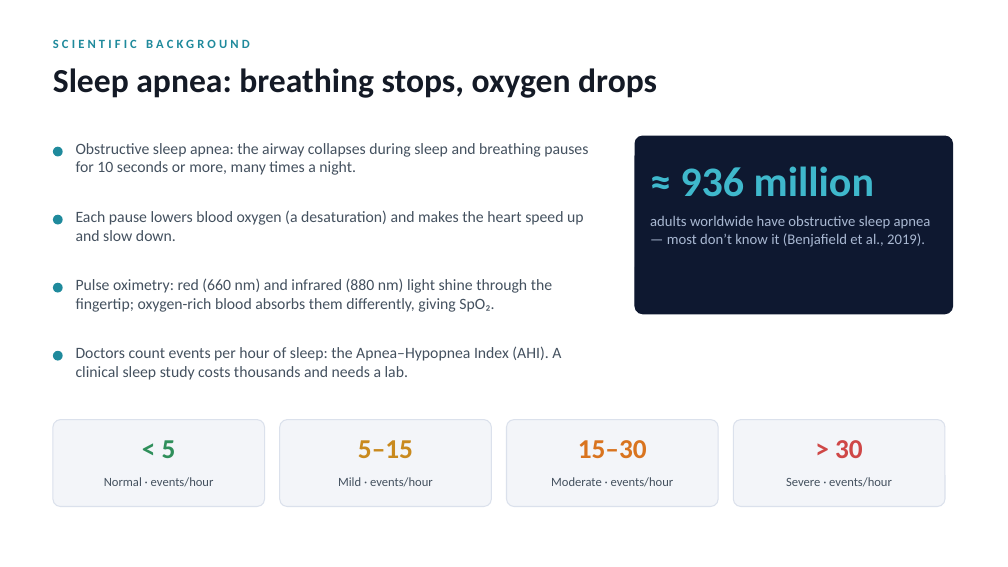
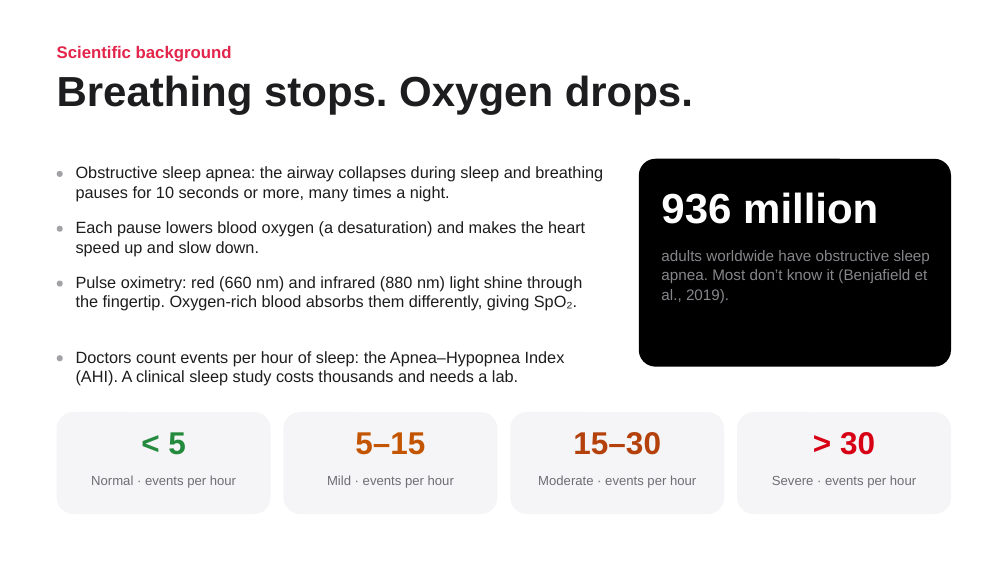
Before and after one commit to gabrielamamanestudent-wq/teetomivV2, a slide deck: slide 3 of science-fair/night-signal/Night_Signal_Presentation.pptx. Drawn at 1008x567 pixels with LibreOffice and Linux fonts; fonts in the diff are those of the drawing. Boxes give left, top, right and bottom in pixels: in the first picture for what was removed or moved away, otherwise in the second. Text is boxed around its words. In the diff, an @@ line names an element or a change of style, - is before the commit and + after.

```diff
--- a/science-fair/night-signal/Night_Signal_Presentation.pptx
+++ b/science-fair/night-signal/Night_Signal_Presentation.pptx
@@ vertical alignment middle to top in 6 elements at (x1=661, y1=192, x2=878, y2=224), (x1=772, y1=475, x2=916, y2=488), (x1=91, y1=475, x2=236, y2=488), (x1=327, y1=475, x2=454, y2=488), (x1=538, y1=475, x2=696, y2=488), (x1=57, y1=46, x2=232, y2=62) @@
@@ text at (x1=57, y1=46, x2=232, y2=62): text changed; size 12 to 16 pt; font Calibri to Arial; text colour #1F8A9C to #E3254B @@
-SCIENTIFIC BACKGROUND
+Scientific background
@@ text at (x1=57, y1=75, x2=693, y2=115): text changed; size 32 to 40 pt; font Calibri to Arial; text colour #141A26 to #1D1D1F @@
-Sleep apnea: breathing stops, oxygen drops
+Breathing stops. Oxygen drops.
@@ fill #1F8A9C to #A1A1A6 in 4 elements at (x1=57, y1=355, x2=63, y2=361), (x1=57, y1=281, x2=63, y2=287), (x1=57, y1=226, x2=63, y2=232), (x1=57, y1=171, x2=63, y2=177) @@
@@ ellipse resized from (x1=53, y1=147, x2=63, y2=157) to (x1=57, y1=171, x2=63, y2=177) @@
@@ size 15 to 15.5 pt, font Calibri to Arial, text colour #44515F to #1D1D1F in 3 elements at (x1=76, y1=221, x2=585, y2=256), (x1=76, y1=351, x2=565, y2=386), (x1=76, y1=166, x2=603, y2=202) @@
@@ text "Obstructive sleep apnea: the airway ..." moved from (x1=76, y1=143, x2=588, y2=175) to (x1=76, y1=166, x2=603, y2=202) @@
@@ rounded rectangle resized from (x1=635, y1=136, x2=953, y2=314) to (x1=639, y1=159, x2=951, y2=367) @@
@@ rounded rectangle at (x1=639, y1=159, x2=951, y2=367): fill #0E1830 to #000000; outline #0E1830 1 pt to none; proportions changed @@
@@ text at (x1=661, y1=192, x2=878, y2=224): text changed; font Calibri to Arial; text colour #3FB8CC to #FFFFFF @@
-≈ 936 million
+936 million
@@ ellipse resized from (x1=53, y1=215, x2=63, y2=225) to (x1=57, y1=226, x2=63, y2=232) @@
@@ text "Each pause lowers blood oxygen ..." moved from (x1=76, y1=210, x2=584, y2=241) to (x1=76, y1=221, x2=585, y2=256) @@
@@ text at (x1=661, y1=250, x2=930, y2=303): text changed; size 14 to 14.5 pt; font Calibri to Arial; text colour #A9B8D2 to #86868B @@
-adults worldwide have obstructive sleep apnea — most don’t know it (Benjafield et al., 2019).
+adults worldwide have obstructive sleep apnea. Most don’t know it (Benjafield et al., 2019).
@@ ellipse resized from (x1=53, y1=283, x2=63, y2=293) to (x1=57, y1=281, x2=63, y2=287) @@
@@ text at (x1=76, y1=276, x2=582, y2=311): text changed; size 15 to 15.5 pt; font Calibri to Arial; text colour #44515F to #1D1D1F @@
-Pulse oximetry: red (660 nm) and infrared (880 nm) light shine through the fingertip; oxygen-rich blood absorbs them differently, giving SpO₂.
+Pulse oximetry: red (660 nm) and infrared (880 nm) light shine through the fingertip. Oxygen-rich blood absorbs them differently, giving SpO₂.
@@ ellipse resized from (x1=53, y1=351, x2=63, y2=361) to (x1=57, y1=355, x2=63, y2=361) @@
@@ rounded rectangle resized from (x1=53, y1=420, x2=265, y2=507) to (x1=57, y1=412, x2=271, y2=514) @@
@@ rounded rectangle resized from (x1=280, y1=420, x2=492, y2=507) to (x1=284, y1=412, x2=498, y2=514) @@
@@ rounded rectangle resized from (x1=507, y1=420, x2=718, y2=507) to (x1=510, y1=412, x2=724, y2=514) @@
@@ fill #F3F5F9 to #F5F5F7; outline #DBE1EC 1 pt to none; proportions changed in 4 elements at (x1=57, y1=412, x2=271, y2=514), (x1=284, y1=412, x2=498, y2=514), (x1=510, y1=412, x2=724, y2=514), (x1=737, y1=412, x2=951, y2=514) @@
@@ rounded rectangle resized from (x1=734, y1=420, x2=945, y2=507) to (x1=737, y1=412, x2=951, y2=514) @@
@@ text "< 5" at (x1=168, y1=432, x2=186, y2=455): size 26 to 30 pt, font Calibri to Arial, text colour #2F8F5B to #248A3D; vertical alignment middle to top @@
@@ text "5–15" at (x1=355, y1=432, x2=425, y2=455): size 26 to 30 pt, font Calibri to Arial, text colour #C98A1E to #C45500; vertical alignment middle to top @@
@@ text "15–30" at (x1=573, y1=432, x2=661, y2=455): size 26 to 30 pt, font Calibri to Arial, text colour #D9741F to #B4410B; vertical alignment middle to top @@
@@ text "> 30" at (x1=840, y1=432, x2=875, y2=455): size 26 to 30 pt, font Calibri to Arial, text colour #CF4747 to #D70015; vertical alignment middle to top @@
@@ text at (x1=91, y1=475, x2=236, y2=488): text changed; size 12 to 12.5 pt; font Calibri to Arial; text colour #44515F to #6E6E73 @@
-Normal · events/hour
+Normal · events per hour
@@ text at (x1=327, y1=475, x2=454, y2=488): text changed; size 12 to 12.5 pt; font Calibri to Arial; text colour #44515F to #6E6E73 @@
-Mild · events/hour
+Mild · events per hour
@@ text at (x1=538, y1=475, x2=696, y2=488): text changed; size 12 to 12.5 pt; font Calibri to Arial; text colour #44515F to #6E6E73 @@
-Moderate · events/hour
+Moderate · events per hour
@@ text at (x1=772, y1=475, x2=916, y2=488): text changed; size 12 to 12.5 pt; font Calibri to Arial; text colour #44515F to #6E6E73 @@
-Severe · events/hour
+Severe · events per hour
```
Also in this commit, not shown: 18 other slides changed, 7 other files.
